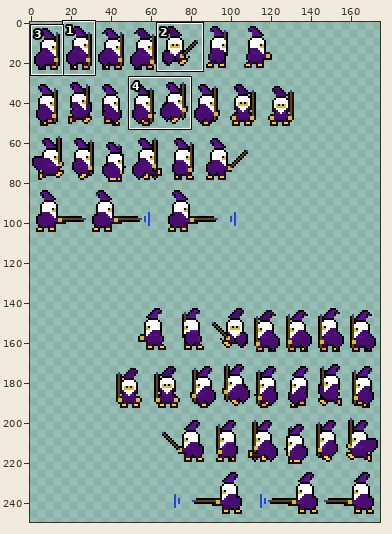
Edited in one commit: sprite sheet (2DGame/Assets/_Project/Art/Sprites/Enemies_Scary_theme/Wizard/wizard.png). Above, an overview of the earlier version with the close-up marked.
Close-up. The starting point:
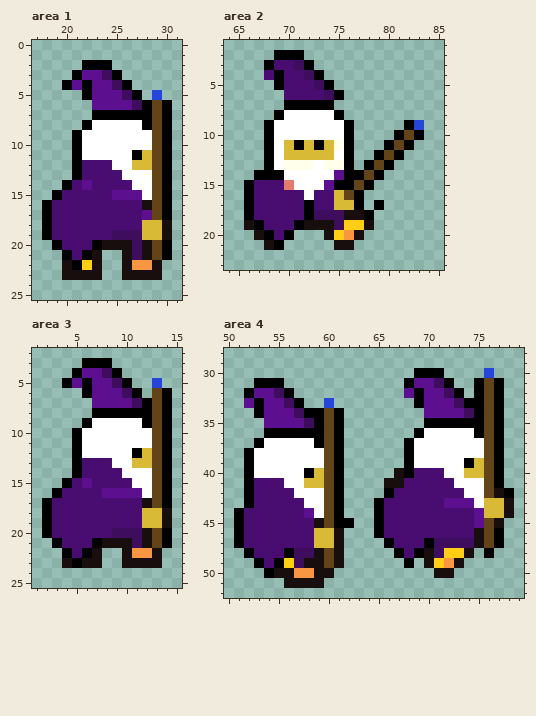
The file is 175x282 pixels. Shown: area 1: x 17..31, y 0..25; area 2: x 64..85, y 1..23; area 3: x 1..15, y 2..25; area 4: x 50..79, y 28..52. The wide view leaves out empty margins. The commit also changed other parts of the picture, which this record leaves out.
New version:
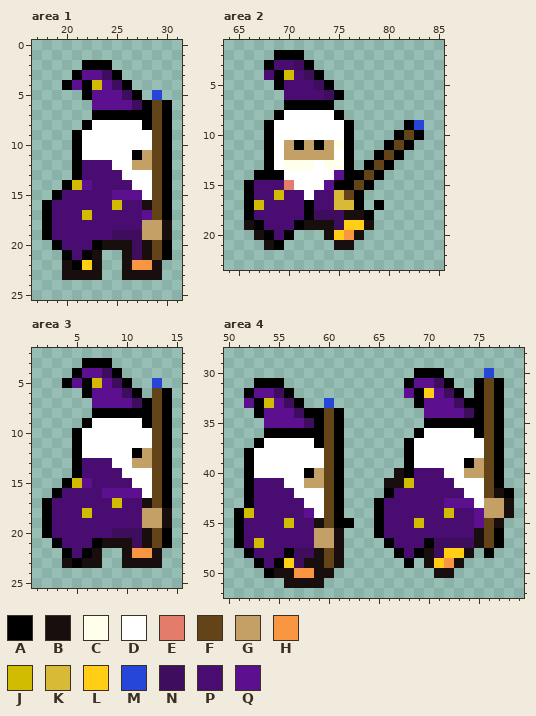
Palette (. is transparent): A #000000  B #190e0e  C #ffffeb  D #ffffff  E #e47c6c  F #634318  G #c2a066  H #f89642  J #d1bc01  K #d9ba37  L #ffce15  M #2546d9  N #3e0d5d  P #490c70  Q #5c0f8e
Difference:
--- area 1
@@ x 21..25 @@
  3 AQQNA
- 4 QAQQN
+ 4 QAJQN
  5 .AQQQ
@@ x 17..31 @@
 10 ....ADDDDDDDFA.
-11 ....ADDDDDAKFA.
-12 ....APPPDDKKFA.
+11 ....ADDDDDAGFA.
+12 ....APPPDDGGFA.
 13 ....APPPPDDDFA.
-14 ...APQPPPPDDFA.
+14 ...AJQPPPPDDFA.
 15 ..APPPPPQQQDFA.
-16 .APPPPPPPPPBFA.
-17 .APPPPPPPPPQFA.
-18 .APPPPPPPPPKKB.
-19 .APPPPPPNNNKKB.
+16 .APPPPPPJPPBFA.
+17 .APPPJPPPPPQFA.
+18 .APPPPPPPPPGGB.
+19 .APPPPPPNNNGGB.
 20 ..APPPABBBNBFA.
--- area 2
@@ x 68..72 @@
  3 APPNA
- 4 PAPPN
+ 4 PAJPN
  5 .APPP
@@ x 68..76 @@
 10 ADDDDDDDA
-11 ADKAKAKCA
-12 ADKKKKKDA
+11 ADGAGAGCA
+12 ADGGGGGDA
 13 ADCCCDCCA
@@ x 65..71 @@
 15 .APPPED
-16 .APPPPP
-17 .APPPPP
+16 .APPJPP
+17 .AJPPPP
 18 .APPPPP
--- area 3
@@ x 5..9 @@
  4 AQQNA
- 5 QAQQN
+ 5 QAJQN
  6 .AQQQ
@@ x 1..15 @@
 11 ....ADDDDDDDFA.
-12 ....ADDDDDAKFA.
-13 ....APPPDDKKFA.
+12 ....ADDDDDAGFA.
+13 ....APPPDDGGFA.
 14 ....APPPPDDDFA.
-15 ...APQPPPPDDFA.
+15 ...AJQPPPPDDFA.
 16 ..APPPPQQQQDFA.
-17 .APPPPPPPPPBFA.
-18 .APPPPPPPPPKKB.
-19 .APPPPPPPPPKKB.
+17 .APPPPPPJPPBFA.
+18 .APPPJPPPPPGGB.
+19 .APPPPPPPPPGGB.
 20 .APPPPPPNNNBFA.
--- area 4
@@ x 52..72 @@
 31 .AAA............AQQNA
-32 AQQNA...........QAQQN
-33 QAQQNA..M........AQQQ
+32 AQQNA...........QALQN
+33 QAJQNA..M........AQQQ
 34 .AQQQNAAFA........QQQ
@@ x 50..79 @@
 38 ..ADDDDDDDFA......ADDDDDDDFA..
-39 ..ADDDDDDDFA......ADDDDDAKFA..
-40 ..ADDDDDAKFA.....BAPPPDDKKFA..
-41 ..APPPDDKKFA....BBPPPPPDDDFA..
+39 ..ADDDDDDDFA......ADDDDDAGFA..
+40 ..ADDDDDAGFA.....BAPPPDDGGFA..
+41 ..APPPDDGGFA....BBJPPPPDDDFA..
 42 ..APPPPDDDFA....APPPPPPPDDFBA.
-43 ..APPPPPDDFA...APPPPPPQQQDKKB.
-44 .APPPPPPQDFA...APPPPPPPPPQKKB.
-45 .APPPPPPPBFAA..APPPPPPPPPQFB..
-46 .APPPPPPPKKB...APPPPPPPPPBFA..
-47 .APPPPPPPKKB....APPPANNNNBFA..
+43 ..APPPPPDDFA...APPPPPPQQQDGGB.
+44 .AJPPPPPQDFA...APPPPPPJPPQGGB.
+45 .APPPPJPPBFAA..APPPJPPPPPQFB..
+46 .APPPPPPPGGB...APPPPPPPPPBFA..
+47 .APJPPPPPGGB....APPPANNNNBFA..
 48 ..APPPANNBFB.....APABNLLB.A...
